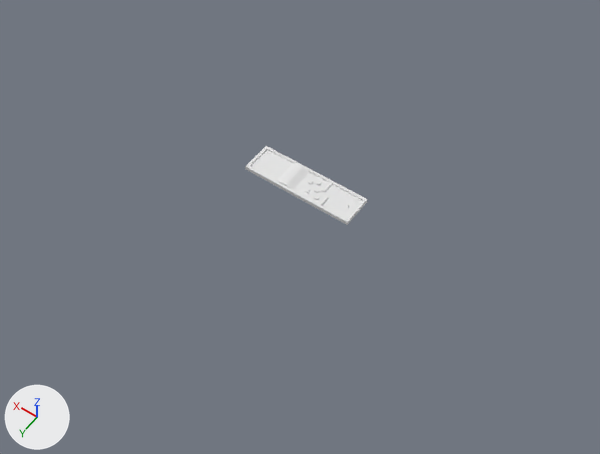
What one commit did to the Blender file minigolf/minigolf_hole1.blend.
Rendered twice from a 50 mm lens placed at (-24.2, 30.3, 42.7), pointed at (-4.7, 3.1, -0.2). The axes (+X, +Y, +Z) are drawn at lower left. The lights are the same throughout.

Names of what the first picture shows: 'Ground'.
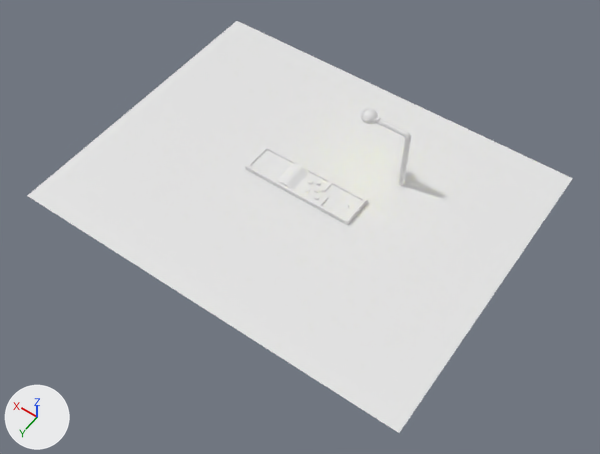
Pixel boxes (x1, y1, x2, y2) of what changed, in the pictures (600 x 454 px):
```json
{"object": "Background", "change": "added", "after": [27, 21, 573, 433]}
```

Edits to the scene script, one JSON object a line:
```json
{"op": "add", "block": "mat_light", "code": ["mat_light = emission_material('Light')", "mat_light.base_color = (0.983, 1.0, 0.115)  # yellow #fdff5f", "mat_light.strength = 10.0"]}
{"op": "add", "block": "me_background", "code": ["me_background = bpy.data.meshes.new('Background')", "me_background.from_pydata(...)  # 1242 vertices, 1247 faces; spans x -17.5..11.7, y -11.1..11.6, z -0.1..5.0", "# faces by material slot: [1023, 224]", "me_background.materials.append(mat_default)  # white #e7e7e7", "me_background.materials.append(mat_light)  # yellow #fdff5f"]}
{"op": "add", "block": "ob_background", "code": ["ob_background = bpy.data.objects.new('Background', me_background)", "ob_background.location = (0.0, 0.0, 0.0)", "_m = ob_background.modifiers.new('Subdivision', 'SUBSURF')", "_m.levels = 2"]}
```
